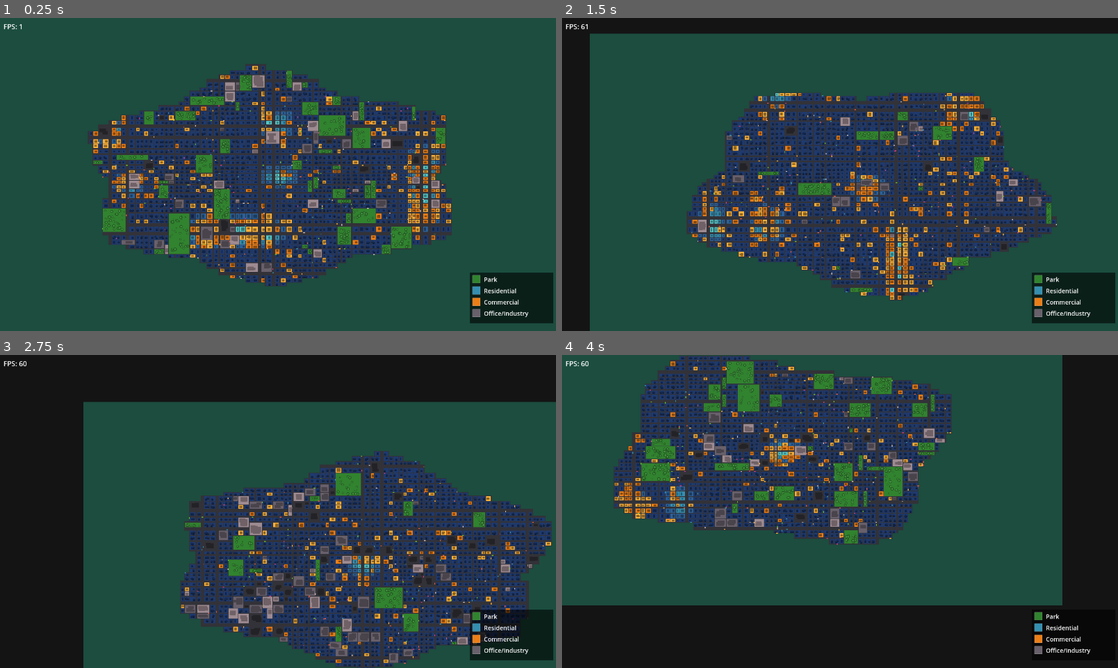
Above: before the commit, frames 1-4 (two rows, left to right).
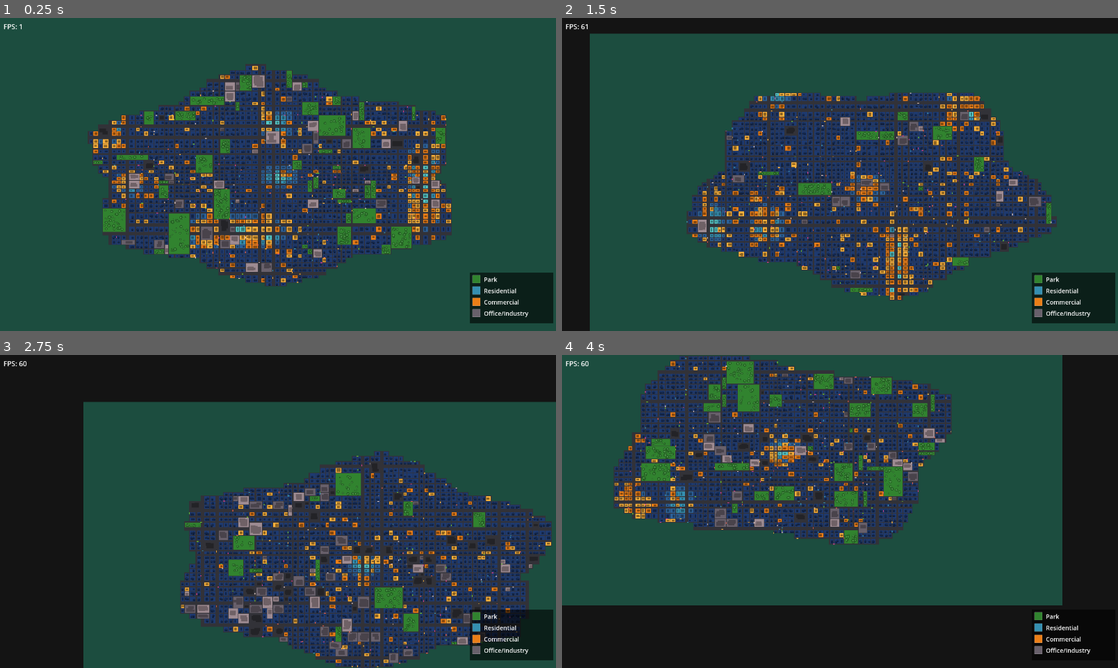
Above: after the commit, the same moments.

Repository: estebanm123/transit
Game: Godot game, scene res://Main.tscn
The game is run twice, just before and just after one commit, with the same random seed, the same clock (stepped at 60 frames per second) and the same inputs.
Inputs (mouse positions are in pixels of both pictures, inside the frame that each line leads up to):
- Up to frame 1 (0.25 s): no input
- Up to frame 2 (1.5 s): tap Enter at 0.5 s; move the mouse to (962, 158) at 0.52 s; tap R at 0.6 s; click (962, 158) at 0.67 s; drag from (728, 190) to (812, 237) at 1.27 s
- Up to frame 3 (2.75 s): move the mouse to (333, 442) at 2.02 s; tap R at 2.1 s; click (333, 442) at 2.17 s
- Up to frame 4 (4 s): drag from (812, 574) to (673, 464) at 2.77 s; move the mouse to (1006, 558) at 3.52 s; tap R at 3.6 s; click (1006, 558) at 3.67 s

The runs differ from the first frame. In frame 1, 0.4% of the frame differs, in the area x 17-81%, y 17-85%; in frame 2, 0.4%; in frame 3, 0.4%; in frame 4, 0.4%, in the area x 10-70%, y 0-61%.

Commit message:
Improve car motion

Diff:
--- a/Traffic.gd
+++ b/Traffic.gd
@@ -1,8 +1,8 @@
 class_name Traffic extends RefCounted
 
 const CarCount: int = 200
-const CarSpeedMin: float = 25.0
-const CarSpeedMax: float = 55.0
+const CarSpeedMin: float = 12.5
+const CarSpeedMax: float = 27.5
 const CarLength: float = 3.5
 const CarWidth: float = 1.8
 
@@ -15,12 +15,30 @@
 	Palette.CPink,
 ]
 
+const PhaseDuration: float = 15.0
+const PhaseNS: int = 0
+const PhaseEW: int = 1
+const StopOffset: float = CarLength * 2.0
+const BrakingDistance: float = 18.0
+
 var _cars: Array = []
 var _rng: RandomNumberGenerator = RandomNumberGenerator.new()
+var _trafficLights: Dictionary = {}
+var _time: float = 0.0
 
 
 func init(city: City) -> void:
 	_rng.seed = 99991
+	_time = 0.0
+	_trafficLights.clear()
+	for v in range(City.Cols + 1):
+		for h in range(City.Rows + 1):
+			if city.vertStreetWidths[v] >= City.WCollector \
+					and city.horzStreetWidths[h] >= City.WCollector:
+				_trafficLights[Vector2i(v, h)] = {
+					"phase": _rng.randi() % 2,
+					"lastChanged": -_rng.randf_range(0.0, PhaseDuration),
+				}
 	_cars.clear()
 	var attempts: int = 0
 	while _cars.size() < CarCount and attempts < CarCount * 30:
@@ -31,6 +49,7 @@
 
 
 func tick(city: City, delta: float) -> void:
+	_time += delta
 	for car in _cars:
 		_advanceCar(city, car, delta)
 
@@ -43,7 +62,7 @@
 		var segEnd := Vector2(
 				_vertStreetCenterX(city, car.toVertStreet),
 				_horzStreetCenterY(city, car.toHorzStreet))
-		var center: Vector2 = segStart.lerp(segEnd, car.t) + car.laneOffset
+		var center: Vector2 = segStart.lerp(segEnd, car.progress) + car.laneOffset
 		var forward: Vector2 = car.forward
 		var sideways: Vector2 = Vector2(-forward.y, forward.x)
 		canvas.draw_colored_polygon(PackedVector2Array([
@@ -155,7 +174,7 @@
 		"fromHorzStreet": fromHorzStreet,
 		"toVertStreet": toVertStreet,
 		"toHorzStreet": toHorzStreet,
-		"t": _rng.randf(),
+		"progress": _rng.randf(),
 		"speed": _rng.randf_range(CarSpeedMin, CarSpeedMax),
 		"segLength": segLength,
 		"forward": forward,
@@ -164,12 +183,40 @@
 	}
 
 
+func _isRedForCar(car: Dictionary, key: Vector2i) -> bool:
+	var light: Dictionary = _trafficLights[key]
+	var elapsed: float = _time - light.lastChanged
+	if elapsed >= PhaseDuration:
+		light.phase = 1 - light.phase
+		light.lastChanged = _time - fmod(elapsed, PhaseDuration)
+	var isEW: bool = (car.toHorzStreet == car.fromHorzStreet)
+	return (isEW and light.phase == PhaseNS) or (not isEW and light.phase == PhaseEW)
+
+
 func _advanceCar(city: City, car: Dictionary, delta: float) -> void:
-	car.t += car.speed * delta / car.segLength
-	if car.t < 1.0:
+	var key := Vector2i(car.toVertStreet, car.toHorzStreet)
+	var redLight: bool = _trafficLights.has(key) and _isRedForCar(car, key)
+	var stopT: float = maxf(0.0, 1.0 - StopOffset / car.segLength)
+
+	if redLight and car.progress >= stopT:
 		return
 
-	var overflow: float = car.t - 1.0
+	var effectiveSpeed: float = car.speed
+	if redLight:
+		var brakeStartT: float = stopT - BrakingDistance / car.segLength
+		if car.progress > brakeStartT and stopT > brakeStartT:
+			effectiveSpeed = car.speed * (stopT - car.progress) / (stopT - brakeStartT)
+
+	car.progress += effectiveSpeed * delta / car.segLength
+
+	if redLight:
+		car.progress = minf(car.progress, stopT)
+		return
+
+	if car.progress < 1.0:
+		return
+
+	var overflow: float = car.progress - 1.0
 	var arrivedVertStreet: int = car.toVertStreet
 	var arrivedHorzStreet: int = car.toHorzStreet
 
@@ -208,7 +255,7 @@
 			if isHorizontalSegment else city.vertStreetWidths[arrivedVertStreet]
 	car.laneOffset = _calcLaneOffset(car.forward, streetWidth)
 
-	car.t = overflow / car.segLength
+	car.progress = overflow / car.segLength
 
 
 func _getExitSegments(city: City, vertStreetIdx: int, horzStreetIdx: int,
